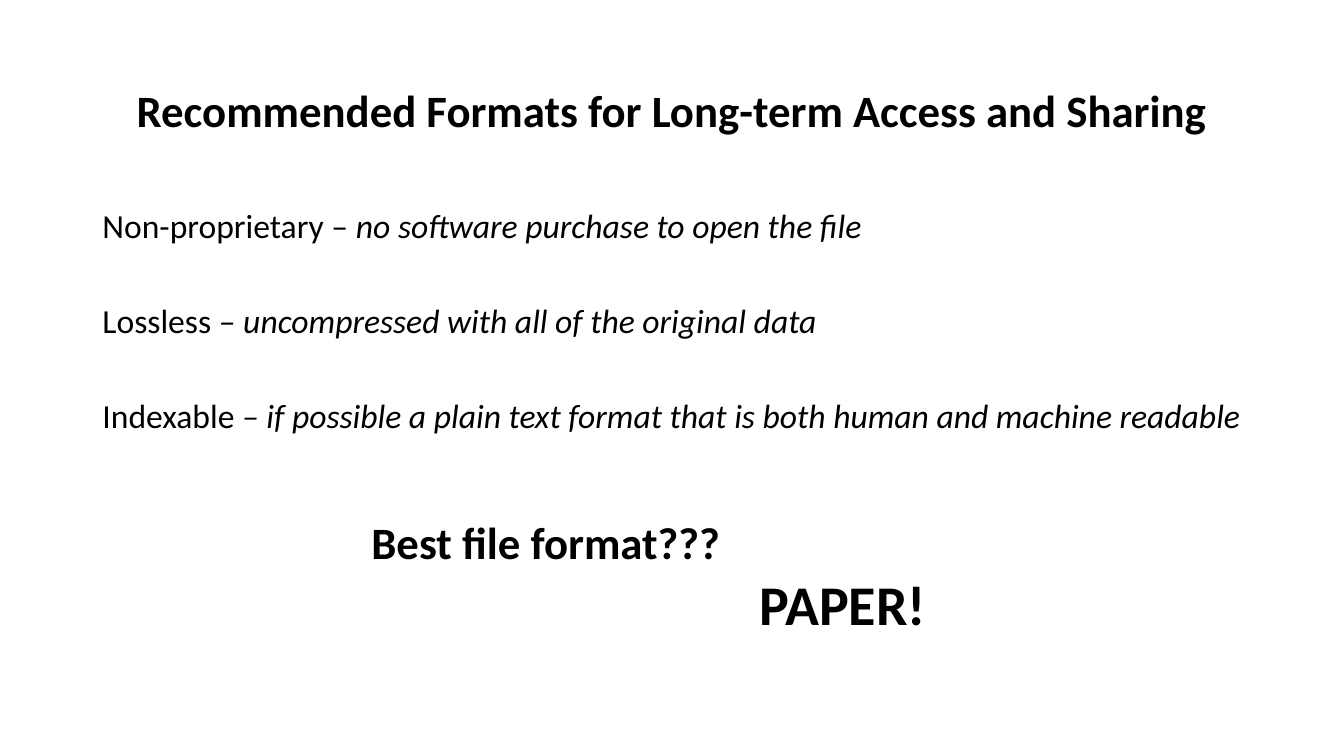
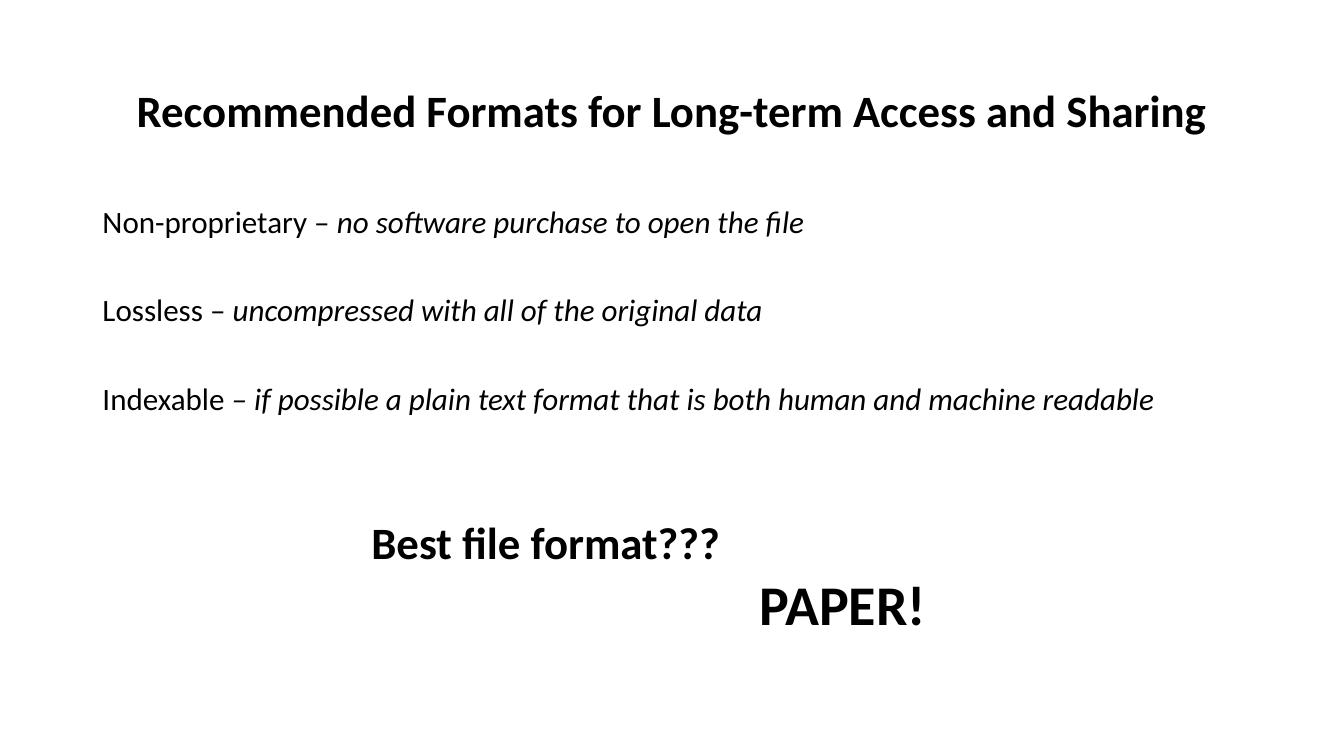
Before and after one commit to tibbben/teaching.data.literacy, a slide deck: slide 4 of UM_DataManagementClass/Lessons/04/04_FirstMeeting.pptx. Drawn at 1344x756 pixels with LibreOffice and Linux fonts; fonts in the diff are those of the drawing. Boxes give left, top, right and bottom in pixels: in the first picture for what was removed or moved away, otherwise in the second. Text is boxed around its words. In the diff, an @@ line names an element or a change of style, - is before the commit and + after.

```diff
--- a/UM_DataManagementClass/Lessons/04/04_FirstMeeting.pptx
+++ b/UM_DataManagementClass/Lessons/04/04_FirstMeeting.pptx
@@ text "Non-proprietary – no software purchase ..." at (102,211,1154,415): size 24 to 22.2 pt @@
```
Also in this commit, not shown: 8 other slides changed, 1 slide removed, 1 other file.
